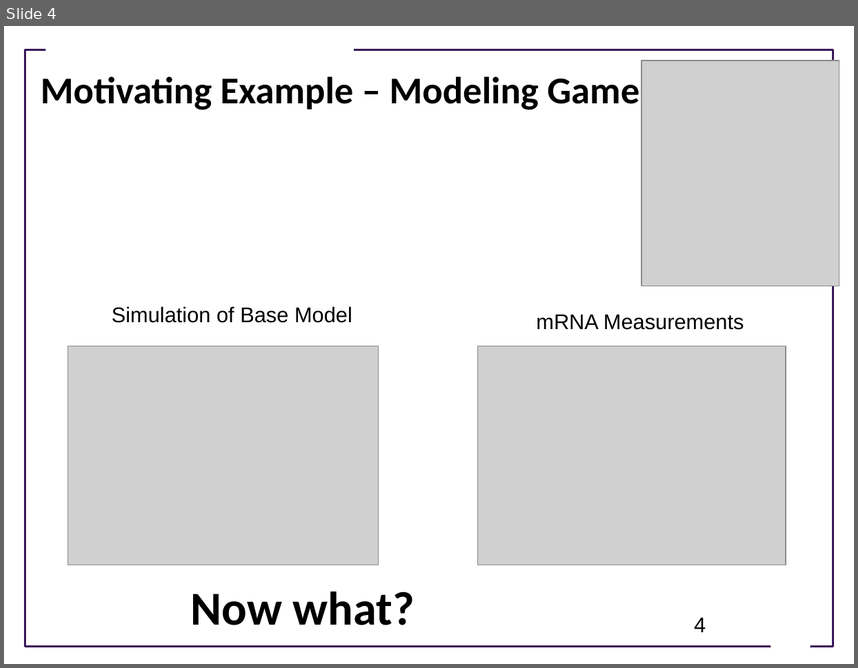
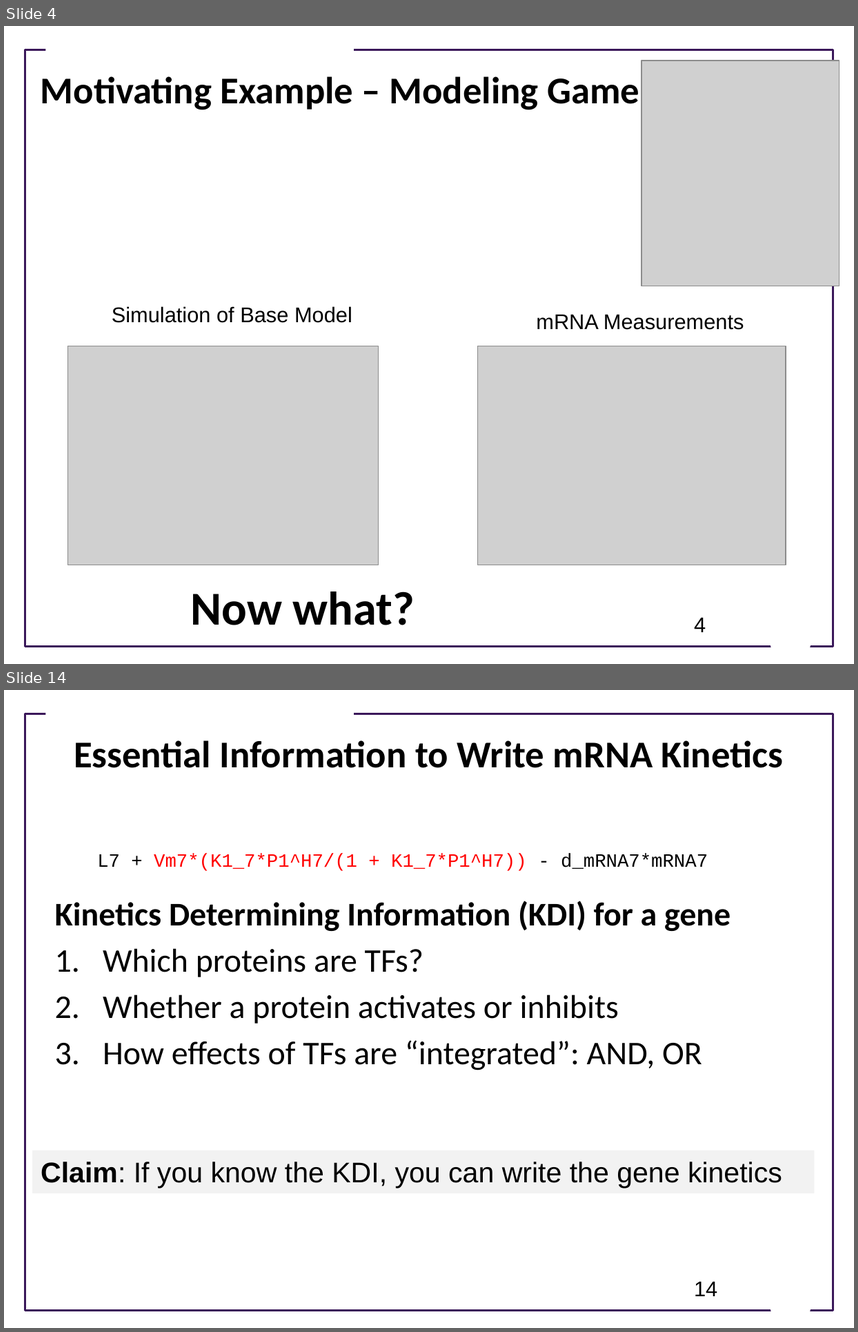
Before and after one commit to ModelEngineering/advancing-biomedical-models, a slide deck: lectures/lecture_17/Lecture_17_Generating_And_Using_Multiple_Models.pptx. Shown one above the other, each under a label of ours: slide 4 before the commit, slides 4 and 14 after it; the slides between them are not shown. The pictures are 858x668 and 858x1332 pixels, drawn with LibreOffice and Linux fonts; fonts in the diff are those of the drawing; grey boxes stand for pictures; background and template pictures are left out. Boxes give left, top, right and bottom in pixels: in the first picture for what was removed or moved away, otherwise in the second. Text is boxed around its words. In the diff, an @@ line names an element or a change of style, - is before the commit and + after.

```diff
--- a/lectures/lecture_17/Lecture_17_Generating_And_Using_Multiple_Models.pptx
+++ b/lectures/lecture_17/Lecture_17_Generating_And_Using_Multiple_Models.pptx
@@ slide 14 added at box(4, 690, 854, 1328), background #FFFFFF; not listed: 3 template elements that a slide beside it also shows @@
@@ title added at box(74, 740, 784, 768), 32 pt, text #000000, bold @@
+Essential Information to Write mRNA Kinetics
@@ text added at box(97, 853, 708, 871), 16 pt, text #FF0000 @@
+L7 + Vm7*(K1_7*P1^H7/(1 + K1_7*P1^H7)) - d_mRNA7*mRNA7
@@ text added at box(55, 900, 731, 1070), 28 pt, text #000000 @@
+Kinetics Determining Information (KDI) for a gene
+1. Which proteins are TFs?
+2. Whether a protein activates or inhibits
+3. How effects of TFs are “integrated”: AND, OR
@@ rectangle added at box(32, 1150, 814, 1192), fill #F2F2F2, 24 pt, text #000000 @@
+Claim: If you know the KDI, you can write the gene kinetics
@@ page number added at box(694, 1281, 717, 1296), 18 pt, text #000000 @@
+14
```
Also in this commit, not shown: 3 slides changed, 15 other slides added, 1 slide removed, 1 other file.
